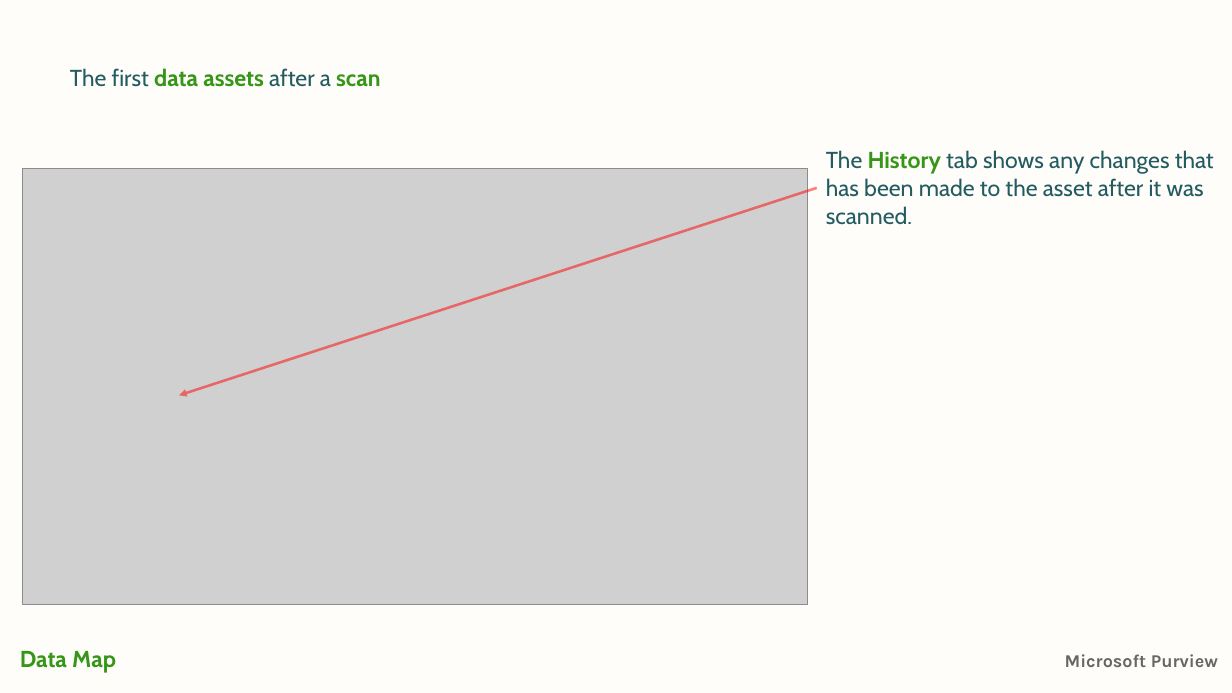
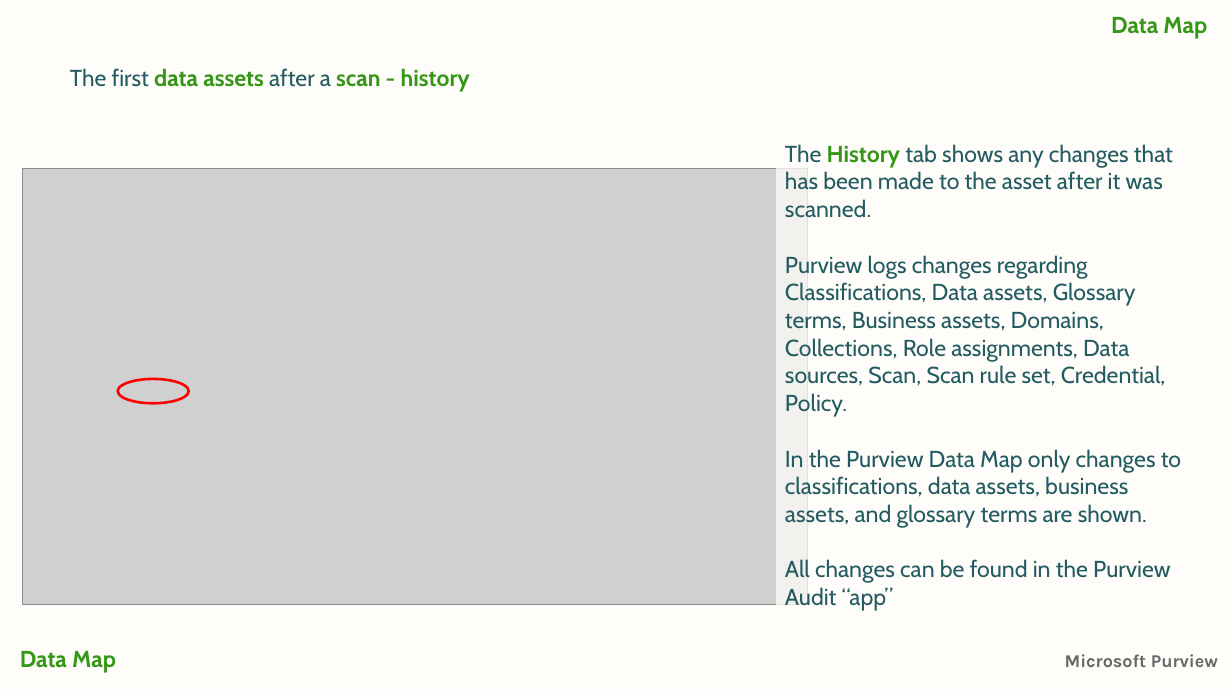
Before and after one commit to jcordtz/microsoft-purview-stuff, a slide deck: slide 18 of Presentations/2-Getting Started/Purview-2-datamap.pptx (slide 17 before the commit). Drawn at 1232x693 pixels with LibreOffice and Linux fonts; fonts in the diff are those of the drawing; grey boxes stand for pictures; background and template pictures are left out. Boxes give left, top, right and bottom in pixels: in the first picture for what was removed or moved away, otherwise in the second. Text is boxed around its words. In the diff, an @@ line names an element or a change of style, - is before the commit and + after.

```diff
--- a/Presentations/2-Getting Started/Purview-2-datamap.pptx
+++ b/Presentations/2-Getting Started/Purview-2-datamap.pptx
@@ text added at <box>1111,17,1207,39</box>, 18 pt, text #359617, bold @@
+Data Map
@@ text at <box>70,68,470,92</box>: text changed; text colour #225B61 to #359617; bold on @@
-The first data assets after a scan
+The first data assets after a scan - history
@@ text "The History tab shows any ...": place and size @@
-text "The History tab shows any ..." at <box>826,150,1214,225</box>
+text "The History tab shows any ..." at <box>785,144,1181,611</box>
@@ arrow removed from (817, 188) to (179, 396) @@
@@ text at <box>785,255,1181,611</box>: paragraphs added @@
+Purview logs changes regarding Classifications, Data assets, Glossary terms, Business assets, Domains, Collections, Role assignments, Data sources, Scan, Scan rule set, Credential, Policy.
+In the Purview Data Map only changes to classifications, data assets, business assets, and glossary terms are shown.
+All changes can be found in the Purview Audit “app”
@@ ellipse added at <box>117,379,189,403</box>, outline #FF0000 2 pt @@
```
Also in this commit, not shown: 53 other slides changed, 1 slide added, 7 other files.
